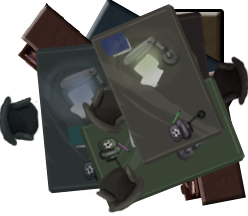
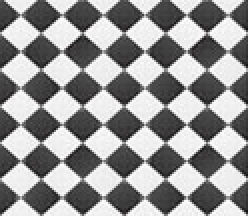
Layer changes from the first (248, 216) image to the second:
removed group "Group 4 copy" (1 layers) over bbox(81, 3, 226, 214)
moved "Group 4" above "Group 4 copy 2" over bbox(0, 0, 248, 216)
added layer "background0" in group "Group 4" over bbox(0, 0, 248, 216)
hid group "Group 4 copy 2" (4 layers) over bbox(0, 3, 248, 214)
renamed "desk3" to "obstacle0", moved it into group "Group 4 copy 2" over bbox(81, 3, 226, 214)
renamed "desk0" to "obstacle1", moved it into group "Group 4 copy 2" over bbox(49, 37, 182, 182)
renamed "desk1" to "obstacle2", moved it into group "Group 4 copy 2" over bbox(0, 10, 248, 194)
removed group "Group 4 copy 3" (1 layers) over bbox(0, 10, 248, 194)
